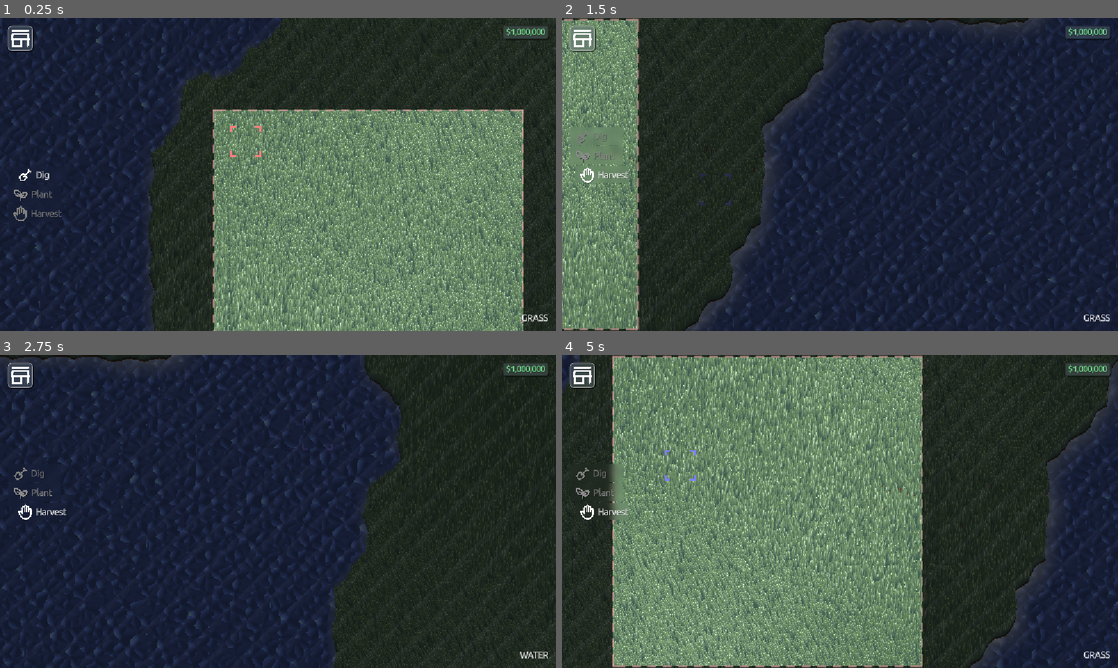
Above: before the commit, frames 1-4 (two rows, left to right).
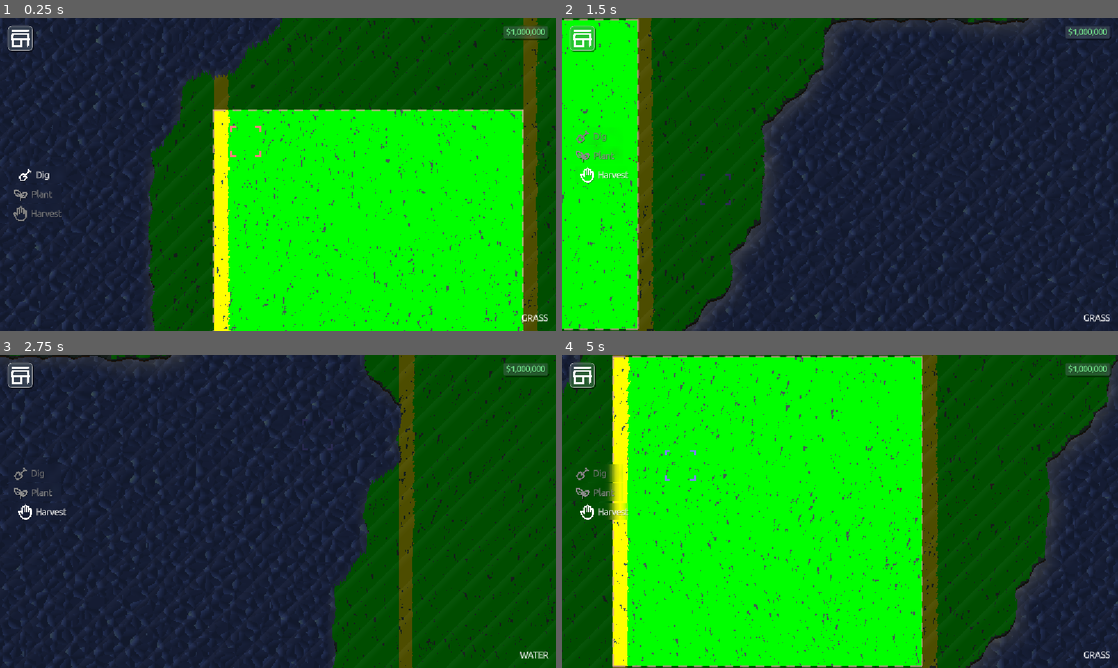
Above: after the commit, the same moments.

Repository: Glitch752/FarmAndFortune
Game: Godot game, scene res://scenes/Level.tscn
Same seed, same stepped clock (60 frames per second), same inputs: the game is played once before the commit and once after it.
Inputs (mouse positions are in pixels of both pictures, inside the frame that each line leads up to):
- Up to frame 1 (0.25 s): no input
- Up to frame 2 (1.5 s): tap Enter at 0.5 s; move the mouse to (962, 158) at 0.52 s; press the mouse at (962, 158) at 0.53 s; hold D (move_right) 0.53-1.28 s; move the mouse to (728, 190) at 1.27 s; release the mouse at (728, 190) at 1.28 s; hold - (cycle_active_backward) from 1.28 s (still down); tap Alt at 1.35 s
- Up to frame 3 (2.75 s): move the mouse to (333, 442) at 2.02 s; release - (cycle_active_backward) at 2.03 s; hold D (move_right) from 2.03 s (still down); tap Shift at 2.1 s
- Up to frame 4 (5 s): move the mouse to (812, 574) at 2.77 s; release D (move_right) at 2.78 s; hold = (cycle_active_forward) 2.78-3.53 s; tap 1 at 2.85 s; click (812, 574) at 2.92 s; move the mouse to (1006, 558) at 3.52 s; hold A (move_left) from 3.53 s (still down); tap 2 at 3.6 s; move the mouse to (673, 464) at 4.27 s; tap 3 at 4.35 s

The runs differ from the first frame. In frame 1, 66% of the frame differs, in the area x 26-100%, y 0-100%; in frame 2, 35%; in frame 3, 33%; in frame 4, 84%, in the area x 0-100%, y 0-100%.

Commit message:
Work on grass clipping

Diff:
--- a/graphics/grass.gdshader
+++ b/graphics/grass.gdshader
@@ -1,4 +1,5 @@
 shader_type canvas_item;
+render_mode unshaded, world_vertex_coords;
 
 //  #6a8d59
 uniform vec3 TOP_COLOR: source_color = vec3(0.416, 0.553, 0.349);
@@ -26,7 +27,11 @@
     return value;
 }
 
+uniform vec2 chunk_pos;
+uniform float clip_x;
+
 varying flat vec3 model_pos;
+varying vec2 local_pos;
 varying flat int instance_id;
 
 void vertex() {
@@ -45,30 +50,40 @@
 
     model_pos = MODEL_MATRIX[3].xyz;
     instance_id = INSTANCE_ID;
+
+    // local position within the chunk for clipping
+    local_pos = VERTEX.xy - chunk_pos;
 }
 
 void fragment() {
-    vec3 color = TOP_COLOR;
+    // local model position is used to clip pixels outside of the chunk
+    COLOR = vec4(0.0, local_pos.y, 0.0, 1.0);
+    if(local_pos.x < 0.0 || local_pos.x > clip_x) {
+        // discard;
+        COLOR.r = 1.0;
+    }
 
-    // Add small variation based on position and per-blade randomness
-    float blade_rand = hashNormalized(instance_id);
-    float pos_var = texture(NOISE_TEXTURE, model_pos.xy * 0.0005).r;
+    // vec3 color = TOP_COLOR;
 
-    float variation = (pos_var * 0.4 - 0.2) + (blade_rand * 0.1 - 0.05);
-    color += variation;
+    // // Add small variation based on position and per-blade randomness
+    // float blade_rand = hashNormalized(instance_id);
+    // float pos_var = texture(NOISE_TEXTURE, model_pos.xy * 0.0005).r;
 
-    float height_ratio = UV.y;
+    // float variation = (pos_var * 0.4 - 0.2) + (blade_rand * 0.1 - 0.05);
+    // color += variation;
 
-    // Stylized white shading stripe on the right side of the blade
-    float triangle_x = 0.5 + (UV.x - 0.5) / UV.y;
-    float stripe = smoothstep(0.6, 0.95, triangle_x);
-    color += stripe * 0.3;
+    // float height_ratio = UV.y;
 
-    color = mix(color, BOTTOM_COLOR, height_ratio);
+    // // Stylized white shading stripe on the right side of the blade
+    // float triangle_x = 0.5 + (UV.x - 0.5) / UV.y;
+    // float stripe = smoothstep(0.6, 0.95, triangle_x);
+    // color += stripe * 0.3;
 
-    // Toon shading
-    // int toon_levels = 16;
-    // color = floor(color * float(color)) / float(toon_levels);
+    // color = mix(color, BOTTOM_COLOR, height_ratio);
 
-    COLOR = vec4(color, 1.0);
+    // // Toon shading
+    // // int toon_levels = 16;
+    // // color = floor(color * float(color)) / float(toon_levels);
+
+    // COLOR = vec4(color, 1.0);
 }
--- a/scenes/Chunk.tscn
+++ b/scenes/Chunk.tscn
@@ -51,7 +51,9 @@
 y_offset = 1.0
 metadata/_custom_type_script = "uid://5ac4txrji5f3"
 
-[node name="Chunk" type="Node2D"]
+[node name="Chunk" type="Polygon2D"]
+clip_children = 1
+polygon = PackedVector2Array(0, 0, 160, 0, 160, 180, 0, 180)
 script = ExtResource("1_hq0pm")
 
 [node name="Water" type="Polygon2D" parent="."]
--- a/world/chunks/GroundMesh.tscn
+++ b/world/chunks/GroundMesh.tscn
@@ -27,8 +27,6 @@
 y_offset = 0.5
 metadata/_custom_type_script = "uid://5ac4txrji5f3"
 
-[node name="GroundMesh" type="Polygon2D"]
-clip_children = 1
-polygon = PackedVector2Array(0, 0, 160, 0, 160, 180, 0, 180)
+[node name="GroundMesh" type="Node2D"]
 script = ExtResource("1_cin2m")
 layers = Array[ExtResource("2_pgmgs")]([SubResource("Resource_v74x4"), SubResource("Resource_pgmgs"), SubResource("Resource_7832n"), SubResource("Resource_1scgv")])
--- a/world/chunks/grass/grass.gd
+++ b/world/chunks/grass/grass.gd
@@ -1,9 +1,15 @@
 extends MultiMeshInstance2D
 
-@onready var chunk: Node2D = $".."
+@onready var chunk: Node2D = $"../.."
 
 func _ready() -> void:
     generate_mesh_positions()
+
+    material = material.duplicate()
+    (material as ShaderMaterial).set_shader_parameter("chunk_pos",
+        chunk.chunk_position * MapSingleton.CHUNK_SIZE * MapSingleton.TILE_SIZE
+    )
+    (material as ShaderMaterial).set_shader_parameter("clip_x", MapSingleton.CHUNK_SIZE * MapSingleton.TILE_SIZE);
 
 func generate_mesh_positions():
     # Calculate the extent from the tilemap size
@@ -39,7 +45,7 @@
     var extent = MapSingleton.CHUNK_SIZE * MapSingleton.TILE_SIZE / float(2)
     multimesh.custom_aabb = AABB(Vector3(-extent, -extent, 0), Vector3(extent * 2, extent * 2, 0))
 
-    var chunk_data = $"../..".chunk_data
+    var chunk_data = chunk.chunk_data
     var grass_transforms: Array[Transform2D] = chunk_data.grass_transforms
 
     multimesh.instance_count = grass_transforms.size()
--- a/world/chunks/grass/grass.tscn
+++ b/world/chunks/grass/grass.tscn
@@ -16,6 +16,8 @@
 shader_parameter/TOP_COLOR = Color(0.416, 0.553, 0.349, 1)
 shader_parameter/BOTTOM_COLOR = Color(0.263, 0.369, 0.329, 1)
 shader_parameter/NOISE_TEXTURE = SubResource("NoiseTexture2D_yj5bu")
+shader_parameter/chunk_pos = Vector2(0, 0)
+shader_parameter/clip_x = 0.0
 
 [node name="Grass" type="MultiMeshInstance2D"]
 material = SubResource("ShaderMaterial_xtyve")
--- a/world/chunks/ground_mesh.gd
+++ b/world/chunks/ground_mesh.gd
@@ -1,4 +1,4 @@
-extends Polygon2D
+extends Node2D
 
 const JAGGED_STRENGTH: float = 0.1 # how much the edges stick out
 const JAGGED_DETAIL: int = 3 # how many extra points per edge
